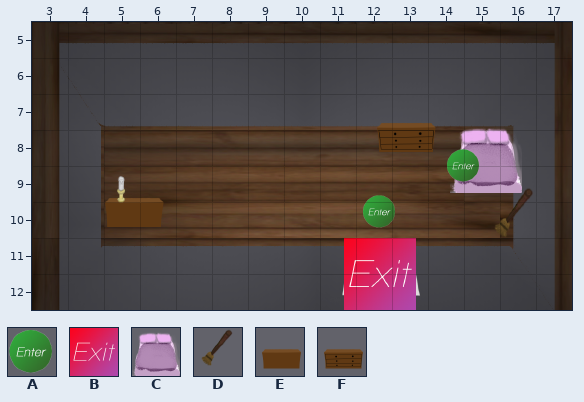
Two states of a Tiled map, Tiled Maps/Bedroom.tmx. Above, as it was before the edit.
Cells are 100x100 px. Shown: x 3..17, y 5..12.
Key: from "Enter_Exit": A 0; from "ExitObject": B 0; from "bed": C 0; from "broom-standing": D 0; from "dresser-back": E 0; from "dresser-front": F 0.
Objects are placed by their top-left corner, in cells (3,4 is the top-left corner of cell 3,4); size is 1x1 cell unless given.
Layers that did not change in this view are not listed.
Objects on layer "Furniture" before:
F at 12.3,6.9 size 2x2
C at 14.6,7.7 size 2x2
E at 4.8,9 size 2x2
Objects on layer "Entrance_Exits" before:
A at 14.5,8.5
A at 12.2,9.8
B "ToLivingRoom" at 11.7,11 size 2x2
Objects on layer "Broom" before:
D at 15.6,9.6 size 1.7x1.8
New version:
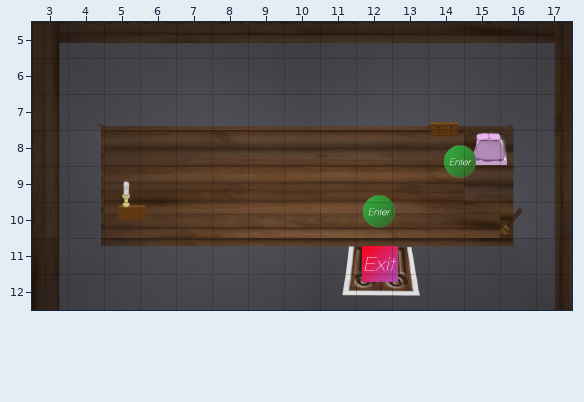
The edit:
Layer "Furniture":
changed: F at 12.3,6.9 size 2x2 -> F at 13.9,7.3
changed: C at 14.6,7.7 size 2x2 -> C at 15.2,8
changed: E at 4.8,9 size 2x2 -> E at 5.2,9.6
Layer "Entrance_Exits":
changed: B "ToLivingRoom" at 11.7,11 size 2x2 -> B "ToLivingRoom" at 12.2,11.2
Layer "Broom":
changed: D at 15.6,9.6 size 1.7x1.8 -> D at 15.8,10.1
Boxes around the changes in both pictures, in picture pixels (x1, y1, x2, y2):
changed: (344, 122, 533, 310)
changed: (105, 176, 164, 227)
